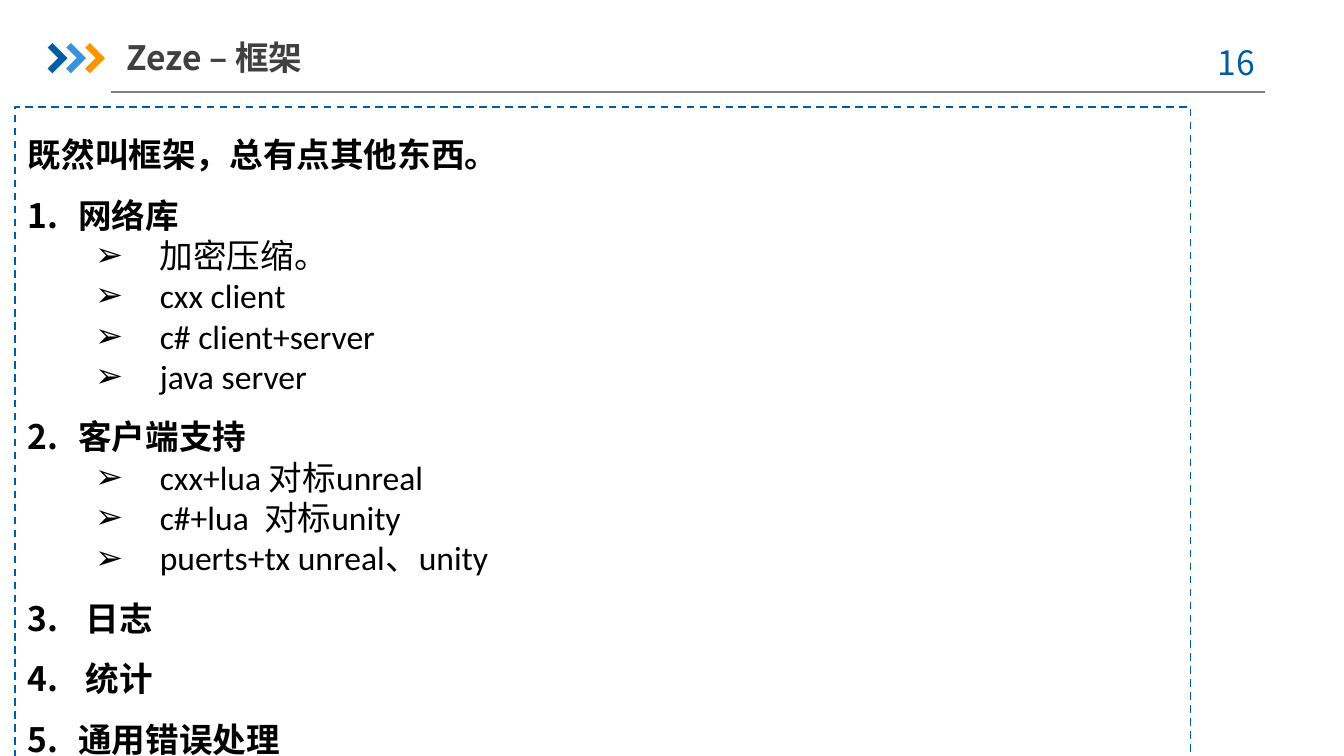
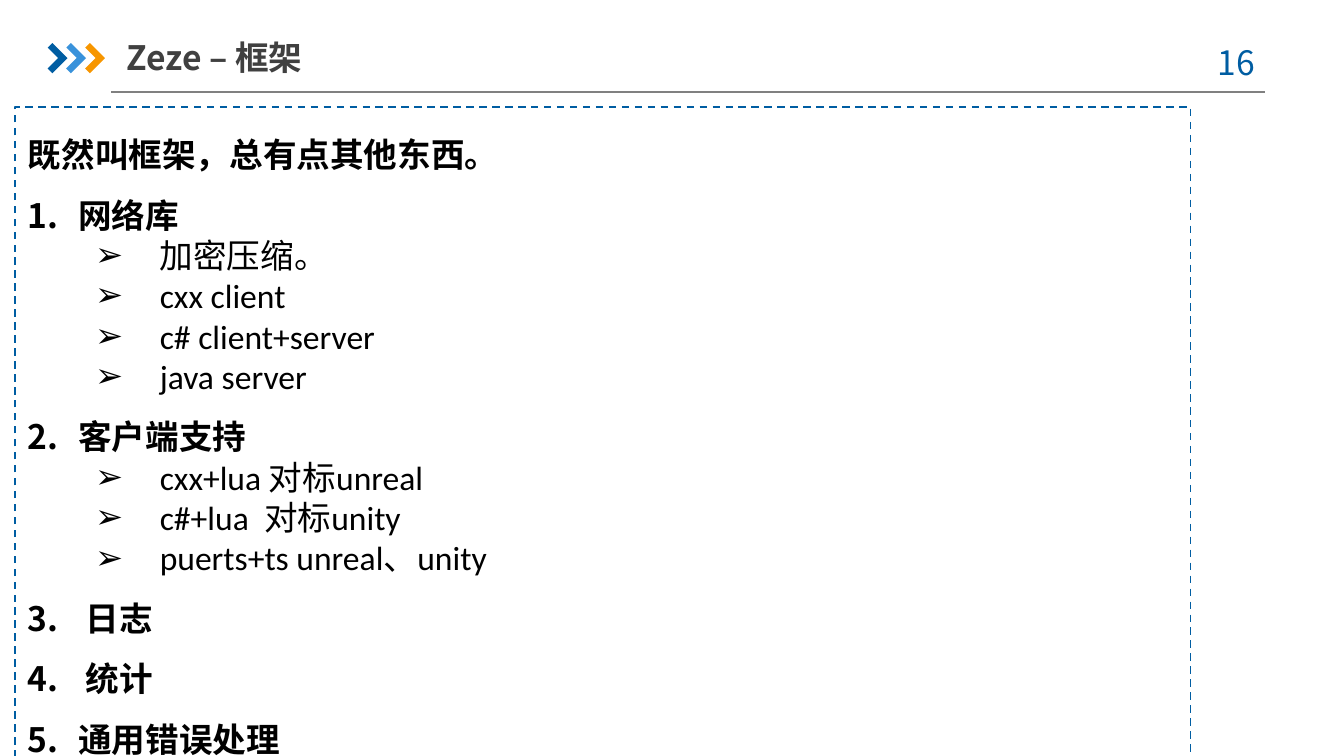
Before and after one commit to e2wugui/zeze, a slide deck: slide 16 of doc/基于缓存同步的分布式事务服务器框架.pptx. Drawn at 1344x756 pixels with LibreOffice and Linux fonts; fonts in the diff are those of the drawing; background and template pictures are left out. Boxes give left, top, right and bottom in pixels: in the first picture for what was removed or moved away, otherwise in the second. Text is boxed around its words. In the diff, an @@ line names an element or a change of style, - is before the commit and + after.

```diff
--- a/doc/基于缓存同步的分布式事务服务器框架.pptx
+++ b/doc/基于缓存同步的分布式事务服务器框架.pptx
@@ text in rectangle at bbox=[160, 546, 486, 576]: text changed @@
-  ➢ puerts+tx unreal、unity
+  ➢ puerts+ts unreal、unity
```
Also in this commit, not shown: 3 other slides changed, 1 other file.
